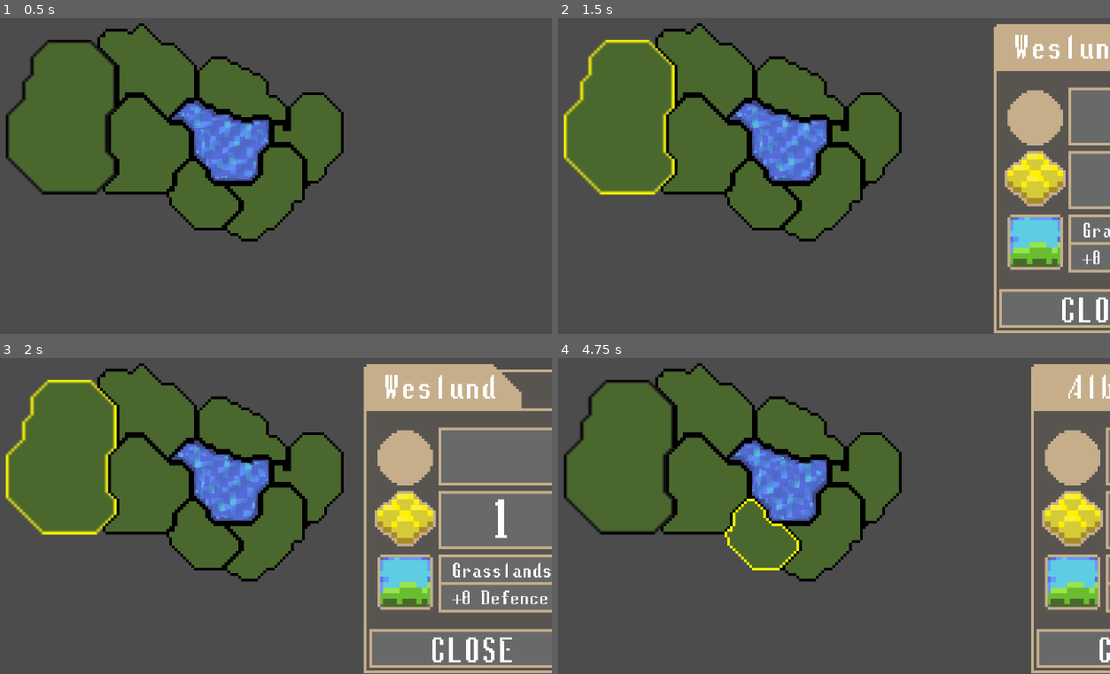
Above: before the commit, frames 1-4 (two rows, left to right).
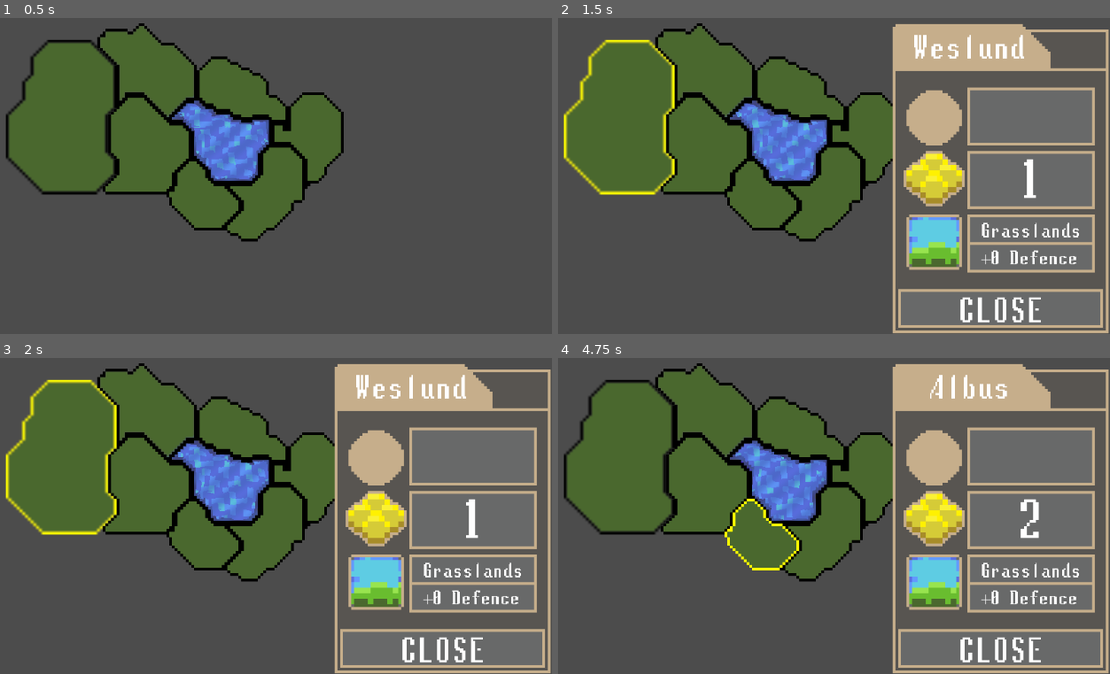
Above: after the commit, the same moments.

Repository: Raelr/StrategyGame
Game: Godot game, scene res://Scenes/World.tscn
The game is run twice, just before and just after one commit, with the same random seed, the same clock (stepped at 60 frames per second) and the same inputs.
Inputs (mouse positions are in pixels of both pictures, inside the frame that each line leads up to):
- Up to frame 1 (0.5 s): no input
- Up to frame 2 (1.5 s): tap Enter at 0.5 s; move the mouse to (618, 115) at 0.52 s; press the mouse at (618, 115) at 0.53 s; right-click (618, 115) at 0.8 s; release the mouse at (618, 115) at 1.28 s; right-click (618, 115) at 1.35 s
- Up to frame 3 (2 s): click (60, 455) at 1.55 s
- Up to frame 4 (4.75 s): move the mouse to (707, 484) at 2.02 s; press the mouse at (707, 484) at 2.03 s; right-click (707, 484) at 2.3 s; tap Space at 2.75 s; move the mouse to (707, 411) at 2.77 s; release the mouse at (707, 411) at 2.78 s; right-click (707, 411) at 2.85 s; click (707, 411) at 3.05 s; move the mouse to (800, 430) at 3.52 s; press the mouse at (800, 430) at 3.53 s; right-click (800, 430) at 3.8 s; tap Enter at 4.25 s; move the mouse to (762, 534) at 4.27 s; release the mouse at (762, 534) at 4.28 s; right-click (762, 534) at 4.35 s; click (762, 534) at 4.55 s

Frame 1 is identical in both runs. In frame 2, 22% of the frame differs, in the area x 60-100%, y 1-100%; in frame 3, 13%; in frame 4, 26%.

Commit message:
Added a new camera script to try and get camera movement to work.

Diff:
--- /dev/null
+++ b/Scenes/RTSCamera.tscn
@@ -0,0 +1,13 @@
+[gd_scene load_steps=3 format=2]
+
+[ext_resource path="res://Scripts/RTSCamera.gd" type="Script" id=1]
+[ext_resource path="res://Scenes/RegionPanel.tscn" type="PackedScene" id=5]
+
+[node name="Camera2D" type="Camera2D"]
+position = Vector2( 499.237, 284.756 )
+current = true
+zoom = Vector2( 0.25, 0.25 )
+script = ExtResource( 1 )
+
+[node name="RegionPanel" parent="." instance=ExtResource( 5 )]
+position = Vector2( 167.556, 18.795 )
--- a/Scenes/Region.tscn
+++ b/Scenes/Region.tscn
@@ -1,21 +1,19 @@
-[gd_scene load_steps=4 format=2]
+[gd_scene load_steps=2 format=2]
 
-[ext_resource path="res://Sprites/Region1Outline.png" type="Texture" id=1]
-[ext_resource path="res://Sprites/Region1Overlay.png" type="Texture" id=3]
 [ext_resource path="res://Scripts/Region.gd" type="Script" id=4]
 
-[node name="Area2D" type="Area2D"]
+[node name="Area2D" type="Area2D" groups=[
+"region",
+]]
 script = ExtResource( 4 )
 
 [node name="Details" type="Sprite" parent="."]
 
 [node name="Overlay" type="Sprite" parent="Details"]
 modulate = Color( 1, 1, 1, 0 )
-texture = ExtResource( 3 )
 
 [node name="Outline" type="Sprite" parent="Details"]
 modulate = Color( 0, 0, 0, 1 )
-texture = ExtResource( 1 )
 
 [node name="CollisionPolygon2D" type="CollisionPolygon2D" parent="."]
 [connection signal="mouse_entered" from="." to="." method="_on_Area2D_mouse_entered"]
--- a/Scenes/World.tscn
+++ b/Scenes/World.tscn
@@ -24,7 +24,7 @@
 [ext_resource path="res://Sprites/Region7Details.png" type="Texture" id=22]
 [ext_resource path="res://Sprites/Region7Overlay.png" type="Texture" id=23]
 [ext_resource path="res://Sprites/Region7Outline.png" type="Texture" id=24]
-[ext_resource path="res://Scenes/RegionPanel.tscn" type="PackedScene" id=25]
+[ext_resource path="res://Scenes/RTSCamera.tscn" type="PackedScene" id=25]
 [ext_resource path="res://Scripts/WorldManager.gd" type="Script" id=26]
 
 [node name="World" type="Node2D"]
@@ -58,9 +58,11 @@
 [node name="Overlay" parent="WestRegion/Details" index="0"]
 modulate = Color( 0, 0, 0, 0 )
 position = Vector2( 0.506, -0.523 )
+texture = ExtResource( 4 )
 
 [node name="Outline" parent="WestRegion/Details" index="1"]
 position = Vector2( 0.00668335, -0.0207214 )
+texture = ExtResource( 3 )
 
 [node name="Area2D" parent="WestRegion/Details" index="2" instance=ExtResource( 1 )]
 
@@ -224,13 +226,7 @@
 position = Vector2( 507.459, 289.69 )
 texture = ExtResource( 15 )
 
-[node name="Camera2D" type="Camera2D" parent="."]
-position = Vector2( 499.237, 284.756 )
-current = true
-zoom = Vector2( 0.25, 0.25 )
-
-[node name="RegionPanel" parent="." instance=ExtResource( 25 )]
-position = Vector2( 666.793, 303.551 )
+[node name="Camera2D" parent="." instance=ExtResource( 25 )]
 
 [editable path="Water"]
 
--- /dev/null
+++ b/Scripts/RTSCamera.gd
@@ -0,0 +1,7 @@
+extends Camera2D
+
+onready var screen = get_viewport().size
+
+func _process(delta):
+	if (get_viewport().get_mouse_position().x > screen.x) or get_viewport().get_mouse_position().x < 0:
+		pass
--- a/Scripts/Region.gd
+++ b/Scripts/Region.gd
@@ -25,12 +25,8 @@
 func _input_event(viewport, event, shape_idx):
 	if event is InputEventMouseButton:
 		if event.pressed:
-			update = true
-			elapsed = 0.0
 			if Input.is_action_pressed("lmb"):
 				get_parent().populate_ui(region_name, wealth, region_type)
-			elif Input.is_action_pressed("rmb"):
-				get_parent().disable_region_ui()
 
 func _process(delta):
 	if update:
--- a/Scripts/WorldManager.gd
+++ b/Scripts/WorldManager.gd
@@ -1,7 +1,7 @@
 extends Node2D
 
 func disable_region_ui():
-	$RegionPanel.deactivate_panel()
+	$Camera2D/RegionPanel.deactivate_panel()
 
 func populate_ui(region_name, wealth, region_type):
-	$RegionPanel.update_panel(region_name, wealth, region_type)
+	$Camera2D/RegionPanel.update_panel(region_name, wealth, region_type)
